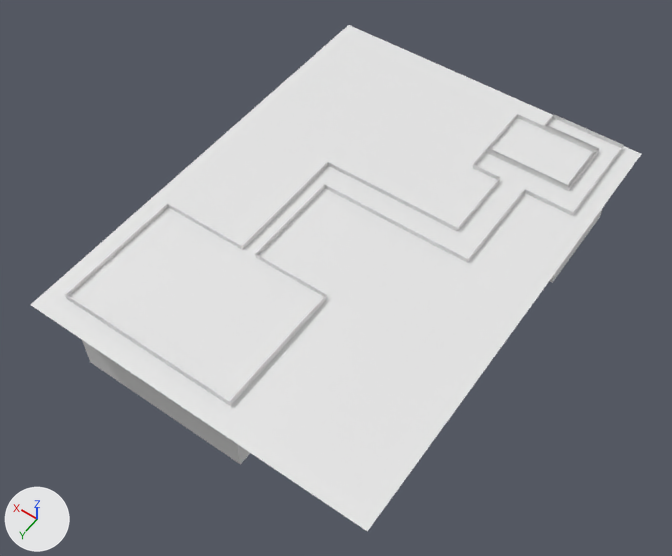
The Blender file Assets/scene_global.blend as it was, and as the next commit left it.
Camera for both pictures: a camera (50 mm lens) standing at (-34.8, 102.3, 116.3) and looking at (15.2, 32.4, 6.5). The lights are fixed; the arrows at lower left show +X, +Y and +Z.

The first picture shows 'murs', 'plafond', 'salleop'.
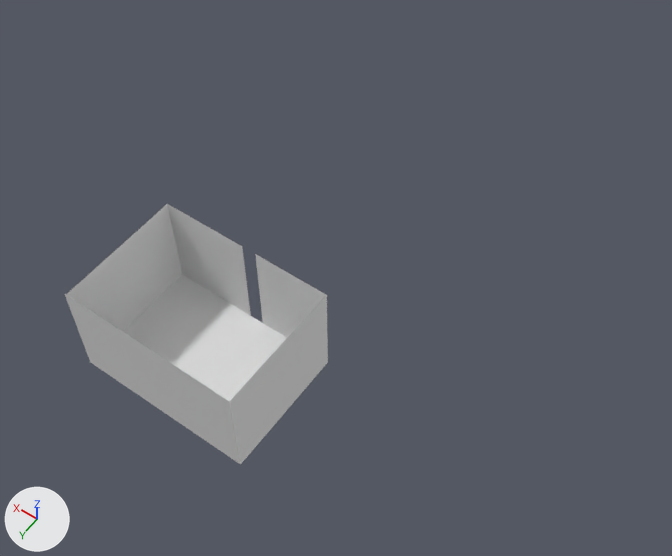
Where the change shows, as pixel boxes (x1, y1, x2, y2) in the pictures (672 x 556 px):
'plafond', hidden: before (31, 25, 641, 531)
'murs', hidden: before (242, 114, 624, 283)
'salleop', unchanged, uncovered by the edit: before (65, 204, 327, 465); after (65, 204, 328, 465)

The change, as a diff of the scene's bpy script:
```diff
--- a/Assets/scene_global.blend.py
+++ b/Assets/scene_global.blend.py
@@ ob_plafond @@
 ob_plafond.scale = (25.0, 25.0, 1.0)
+ob_plafond.hide_viewport = True
@@ ob_murs @@
 ob_murs.scale = (40.0, 40.0, 1.0)
+ob_murs.hide_viewport = True
```
